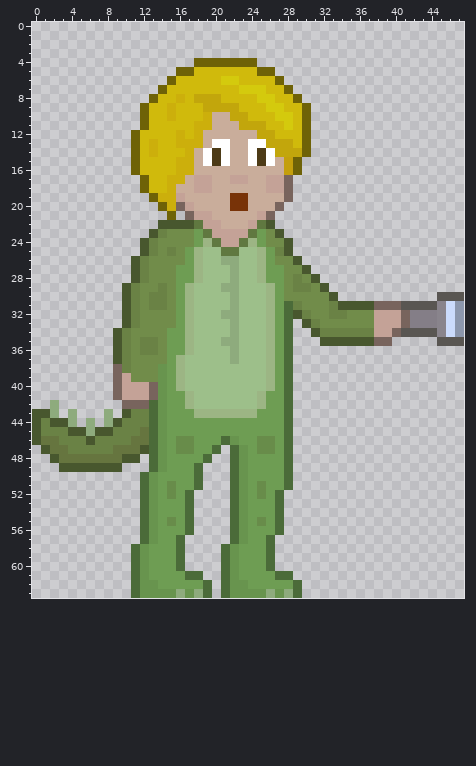
Pixel-art sprite -- Book of Darkness/Assets/Sprites/Player.png. Above, as it was before the edit.
The file is 48x64 pixels. Colours within 5 levels of each other are drawn and written as one.
Now the later version:
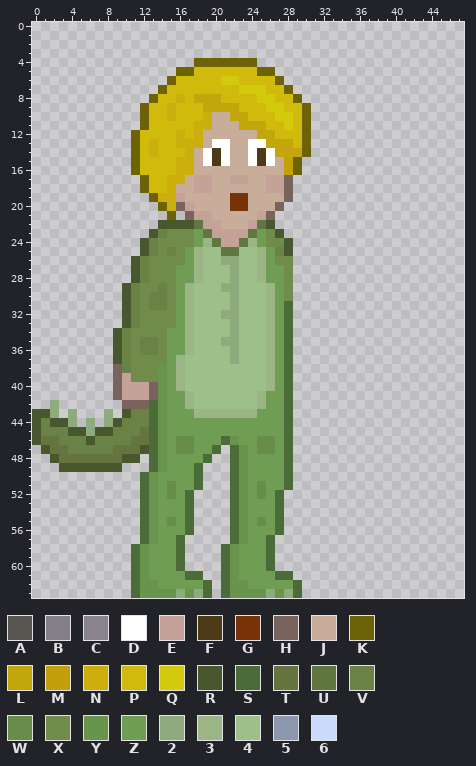
Palette (. is transparent): A #595652  B #847e87  C #89848c  D #ffffff  E #c4a297  F #4d3b17  G #783308  H #78645d  J #c9ad9b  K #6e6207  L #c2a60c  M #c49f0c  N #ccaf0c  P #d0ba0c  Q #d4ca0d  R #48572e  S #4b6b39  T #66753f  U #607840  V #6a8245  W #688c4a  X #718c4a  Y #68944e  Z #6e9d53  2 #8eab7d  3 #9cb584  4 #9dbf8a  5 #8c97ad  6 #cbdbfc
The exact change:
The author cleared colour 5 in rows 31 to 34 at x 47.
The author cleared colour 6 in rows 31 to 34 at x 46.
The author cleared colour A in row 30 at x 45 to 47; in row 31 at x 41 to 44; in row 34 at x 41 to 44; in row 35 at x 45 to 47.
The author cleared colour B in rows 32 to 33 at x 42 to 44.
The author cleared colour C in rows 31 to 34 at x 45.
The author cleared colour E in rows 32 to 33 at x 38 to 40; in row 34 at x 38 to 39.
The author cleared colour H in row 31 at x 38 to 40; in rows 32 to 33 at x 41; in row 34 at x 40; in row 35 at x 38 to 39.
The author cleared colour R in row 26 at x 29; in row 27 at x 30; in row 28 at x 31; in row 29 at x 32; in row 30 at x 33; in row 31 at x 34 to 37.
The author cleared colour R in row 32 at x 29; in row 33 at x 30; in row 34 at x 31; in row 35 at x 32 to 37.
The author cleared colour V in row 28 at x 29; in row 29 at x 29 to 30; in row 31 at x 29 and 33; in row 32 at x 30 and 33 to 34; in row 33 at x 31; in row 34 at x 32 to 37.
The author cleared colour X in row 27 at x 29; in row 28 at x 30; in row 29 at x 31; in row 30 at x 29 to 32; in row 31 at x 30 to 32; in row 32 at x 31 to 32 and 35 to 37.
The author cleared colour X in row 33 at x 32 to 37.
Changed places in both pictures, as pixel boxes (x1, y1, x2, y2):
erased: (293, 256, 464, 346)
